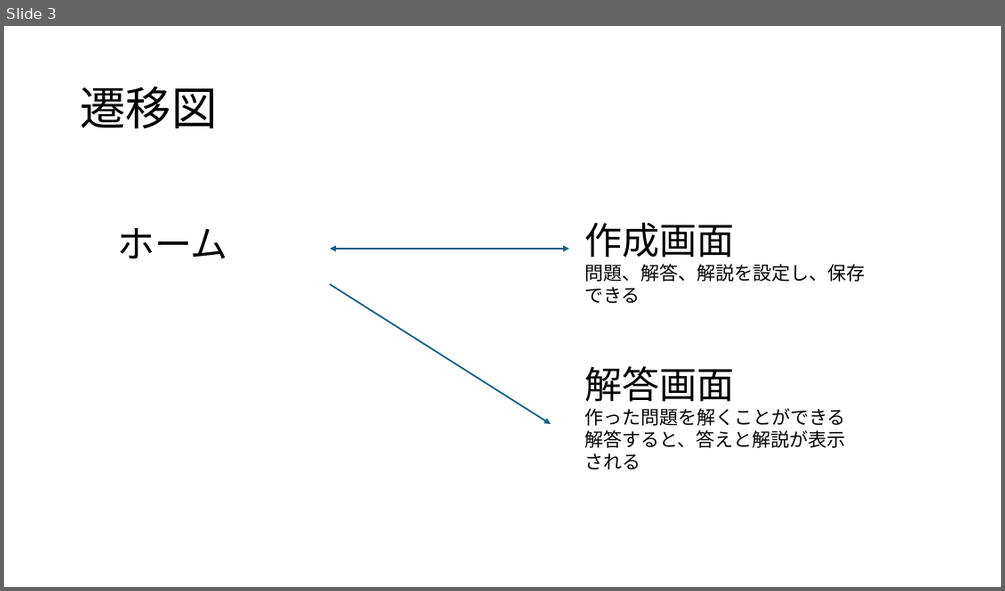
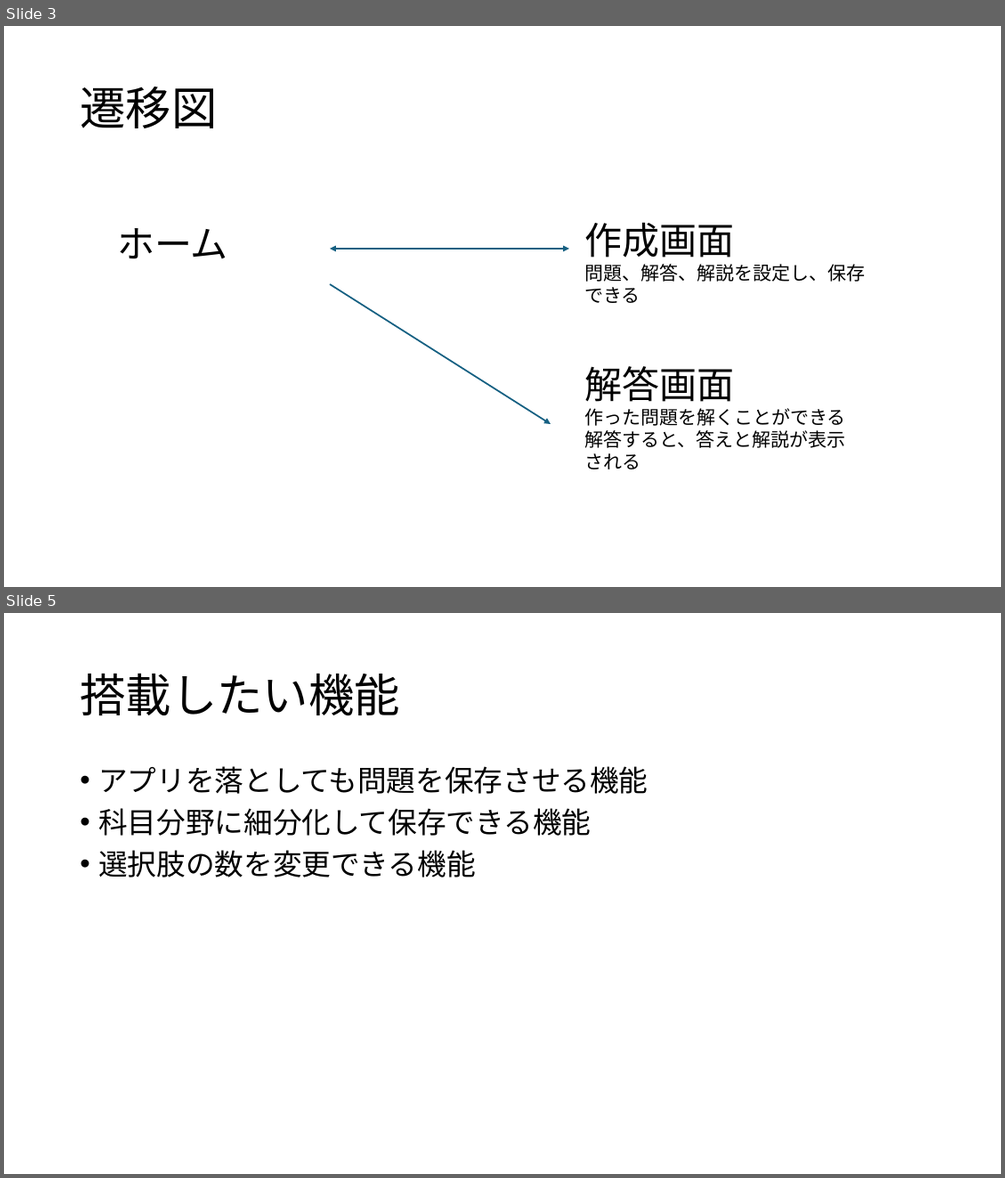
Before and after one commit to kunishimasoichiro/mobile, a slide deck: mobile課題/クイズのような勉強アプリ.pptx. Shown one above the other, each under a label of ours: slide 3 before the commit, slides 3 and 5 after it; the slides between them are not shown. The pictures are 1005x591 and 1005x1178 pixels, drawn with LibreOffice and Linux fonts; fonts in the diff are those of the drawing. Boxes give left, top, right and bottom in pixels: in the first picture for what was removed or moved away, otherwise in the second. Text is boxed around its words. In the diff, an @@ line names an element or a change of style, - is before the commit and + after.

Commit message:
Update クイズのような勉強アプリ.pptx
更新

```diff
--- a/mobile課題/クイズのような勉強アプリ.pptx
+++ b/mobile課題/クイズのような勉強アプリ.pptx
@@ slide 5 added at box(4, 613, 1001, 1174), background #FFFFFF @@
@@ title added at box(80, 673, 399, 716), 44 pt, text #000000 @@
+搭載したい機能
@@ text added at box(98, 766, 647, 877), 28 pt, text #000000 @@
+• アプリを落としても問題を保存させる機能
+• 科目分野に細分化して保存できる機能
+• 選択肢の数を変更できる機能
```
Also in this commit, not shown: 1 other slide added.
